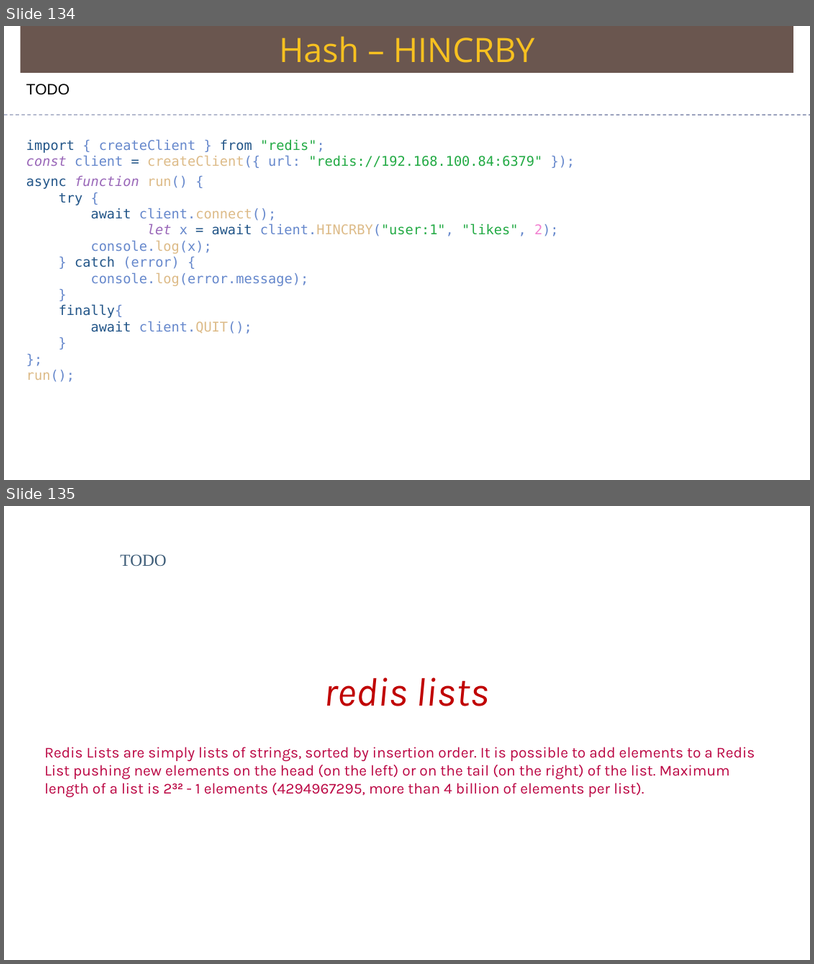
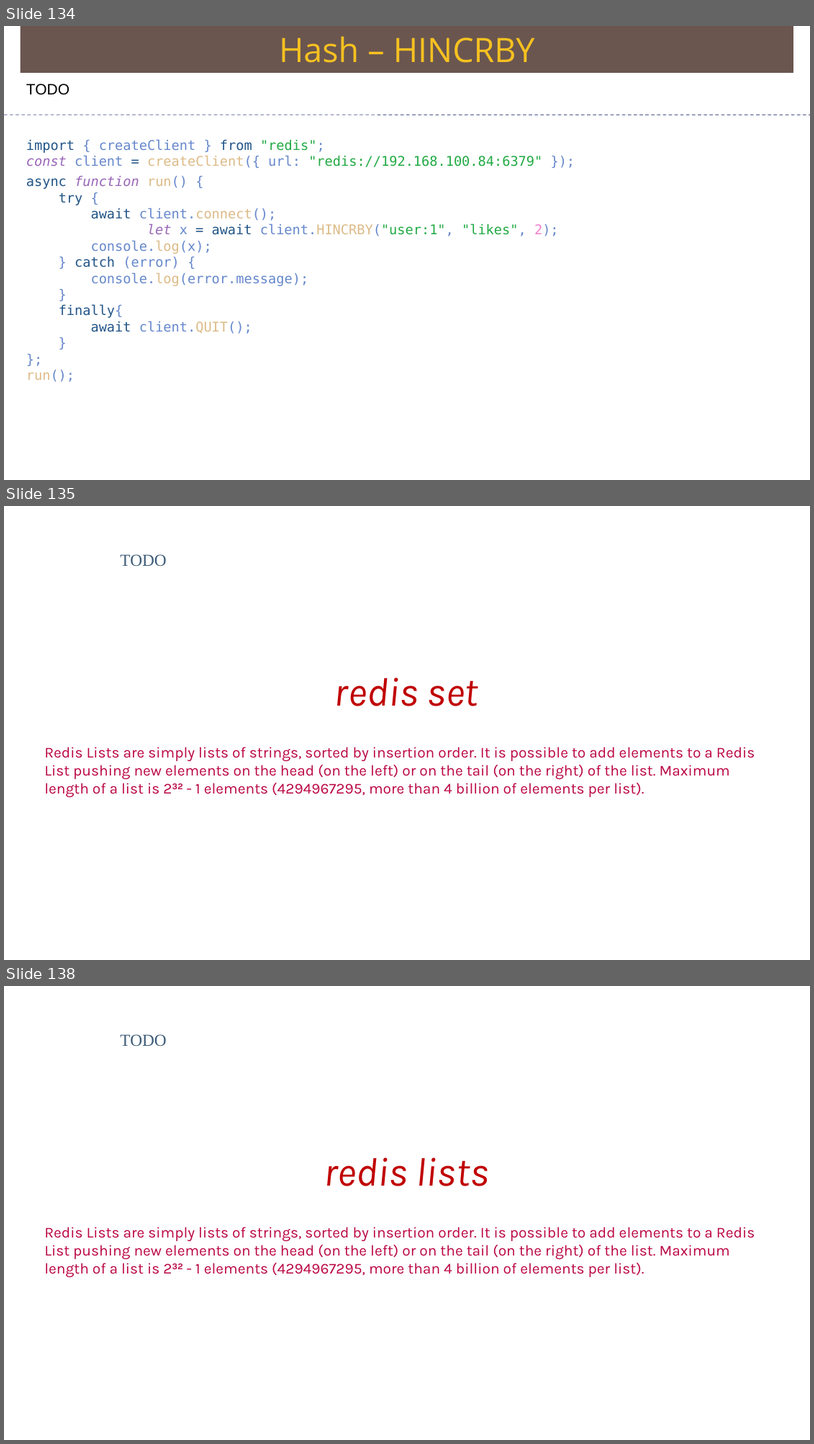
Before and after one commit to Saleel-Bagde/PPT-s, a slide deck: redis Ver2.pptx. Shown one above the other, each under a label of ours: slides 134 and 135 before the commit, slides 134, 135 and 138 after it; the slides between them are not shown. The pictures are 814x964 and 814x1444 pixels, drawn with LibreOffice and Linux fonts; fonts in the diff are those of the drawing. Boxes give left, top, right and bottom in pixels: in the first picture for what was removed or moved away, otherwise in the second. Text is boxed around its words. In the diff, an @@ line names an element or a change of style, - is before the commit and + after.

```diff
--- a/redis Ver2.pptx
+++ b/redis Ver2.pptx
@@ slide 135 added at [4,506,810,960], background #FFFFFF @@
@@ text added at [120,554,166,566], 20 pt, text #3E5D78 @@
+TODO
@@ text added at [334,677,478,706], 48 pt, text #C00000, italic @@
+redis set
@@ text added at [44,746,755,797], 18 pt, text #BB0643 @@
+Redis Lists are simply lists of strings, sorted by insertion order. It is possible to add elements to a Redis List pushing new elements on the head (on the left) or on the tail (on the right) of the list. Maximum length of a list is 232 - 1 elements (4294967295, more than 4 billion of elements per list).
@@ what was slide 135 is now slide 138 @@
```
Also in this commit, not shown: 2 slides changed, 1 other slide added.
